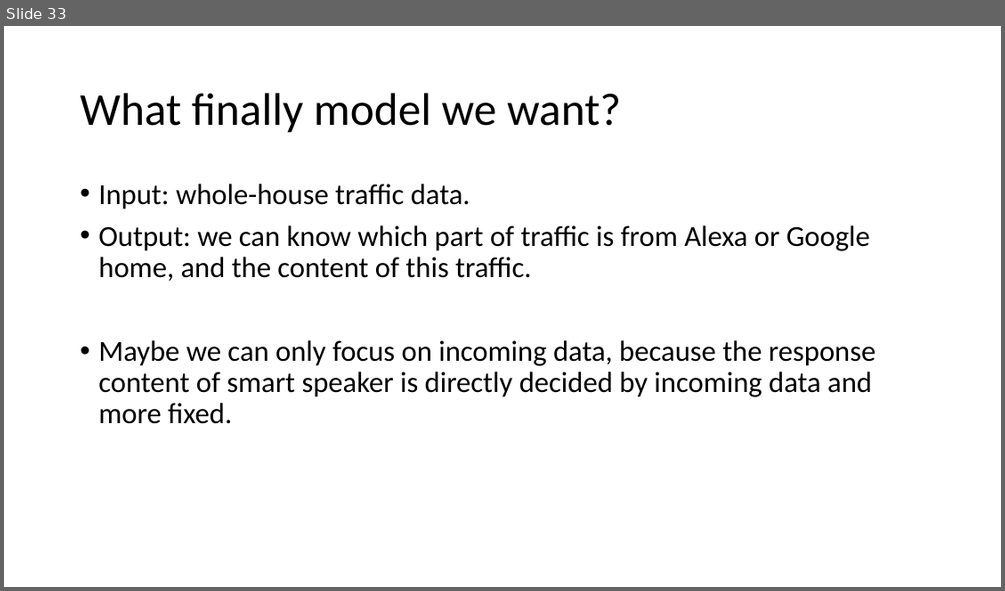
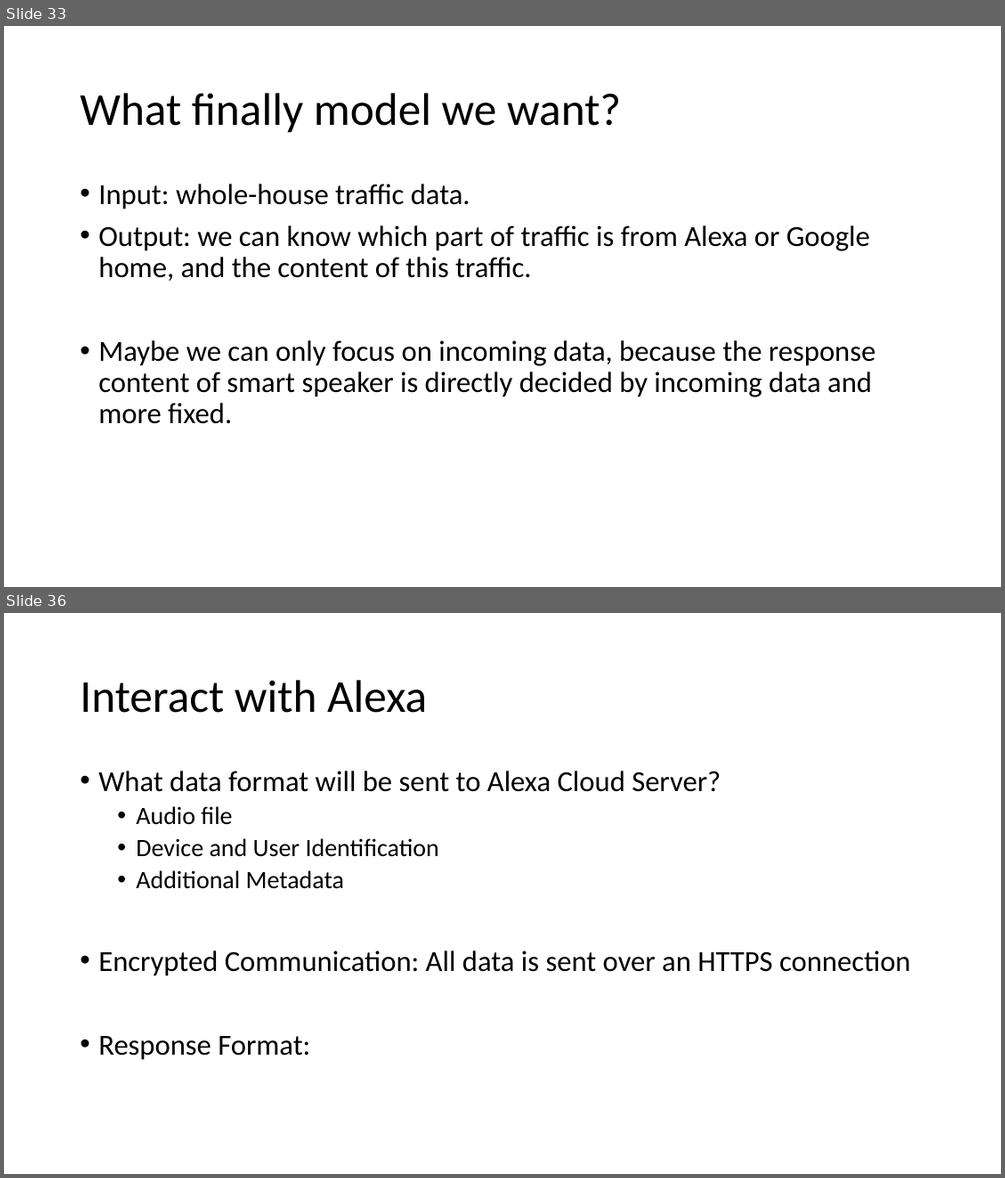
Before and after one commit to GXG-CS/Pi-Alexa, a slide deck: Presentation1.pptx. Shown one above the other, each under a label of ours: slide 33 before the commit, slides 33 and 36 after it; the slides between them are not shown. The pictures are 1005x591 and 1005x1178 pixels, drawn with LibreOffice and Linux fonts; fonts in the diff are those of the drawing. Boxes give left, top, right and bottom in pixels: in the first picture for what was removed or moved away, otherwise in the second. Text is boxed around its words. In the diff, an @@ line names an element or a change of style, - is before the commit and + after.

Commit message:
text-based input

```diff
--- a/Presentation1.pptx
+++ b/Presentation1.pptx
@@ slide 36 added at [4,613,1001,1174], background #FFFFFF @@
@@ title added at [80,680,427,713], 44 pt, text #000000 @@
+Interact with Alexa
@@ text added at [98,771,911,1060], 28 pt, text #000000 @@
+• What data format will be sent to Alexa Cloud Server?
+  • Audio file
+  • Device and User Identification
+  • Additional Metadata
+• Encrypted Communication: All data is sent over an HTTPS connection
+• Response Format:
```
Also in this commit, not shown: 4 other slides added.
